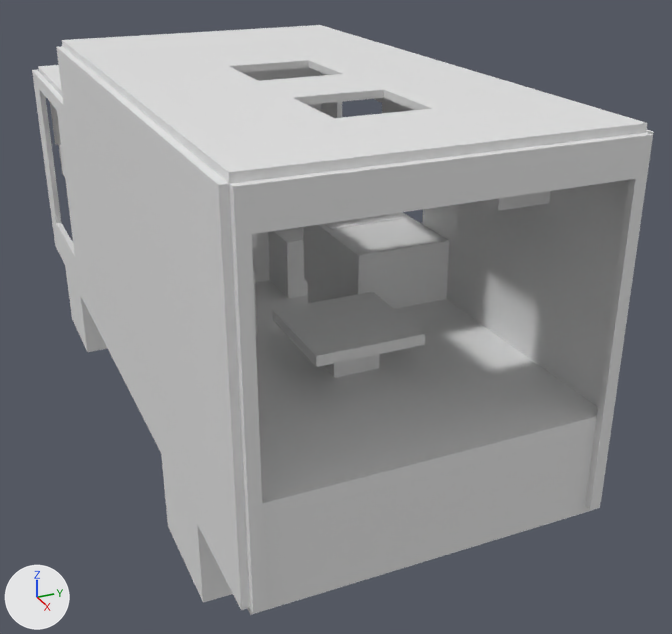
One commit to the OBJ model v2/model.obj: the scene before it, then after it.
Before and after are seen from a 50 mm lens placed at (6.46, -2.78, 2.8), pointed at (1.38, -0.5, 0.26). Every picture has the same lights, and +X, +Y and +Z are marked at lower left. The picture after the commit comes second. Where no turn or scale is listed for an object, it has been applied to the vertices. Vertices at exactly the same position are counted once.

Script lines for the objects in view, before the commit:
```python
me_model = bpy.data.meshes.new('model')
me_model.from_pydata(...)  # 673 vertices, 688 faces; spans x -1.5..3.49, y -1.87..0.04, z -0.6..1.92
ob_model = bpy.data.objects.new('model', me_model)
ob_model.location = (0.0, 0.0, 0.0)
```
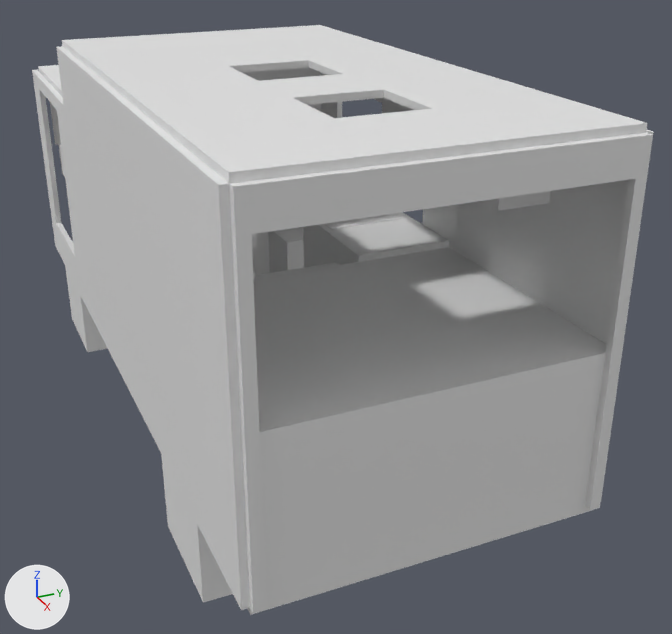
Location of each change, [x1, y1, x2, y2] in pixels of the pictures (672 x 634 px; the box of a moved part takes in the faces that stretch with it):
part 1 of me_model, added: after [255, 263, 339, 279]
part 2 of me_model, deleted: before [272, 292, 425, 367]
part 3 of me_model, deleted: before [323, 354, 380, 378]
part 4 of me_model, moved or reshaped: before [256, 299, 598, 603]; after [253, 247, 607, 603]

What the commit changed:
me_model is used by ob_model.
me_model had 673 vertices, 688 faces and spanned x -1.5..3.49, y -1.87..0.04, z -0.6..1.92.
me_model now has 675 vertices, 685 faces and spans x -1.5..3.49, y -1.87..0.04, z -0.6..1.92.
me_model part 1: a new loose piece, a box spanning x 1.65..2.55, y -1.216..-0.616, z 0.7..0.76.
me_model part 2: the loose piece of 8 vertices spanning x 2.15..2.75, y -1.22..-0.62, z 0.7..0.76 is deleted.
me_model part 3: the loose piece of 8 vertices spanning x 2.32..2.58, y -1.05..-0.79, z 0.0..0.7 is deleted.
Part 4, on me_model:
14 vertices are removed from x 2.85..3.45, y -1.83..0.0, z 0.0..0.52.
33 faces are deleted.
2 vertices move from x 2.85, y -1.23..-0.6, z 0.0 to x 2.55, y -1.23..-0.6, z 0.0.
9 vertices are added at x 1.93..3.45, y -1.83..0.0, z 0.7..0.86.
10 new vertices lie (0.62, 0.0, 0.0) away from vertices in x 1.93, y -1.83..0.0, z 0.0..0.52.
5 new vertices lie (0.0, 1.83, 0.0) away from vertices in x 1.93..3.45, y -1.83, z 0.7..0.86.
36 new faces join them.
Other edits to the shape of me_model do not show in these pictures.
